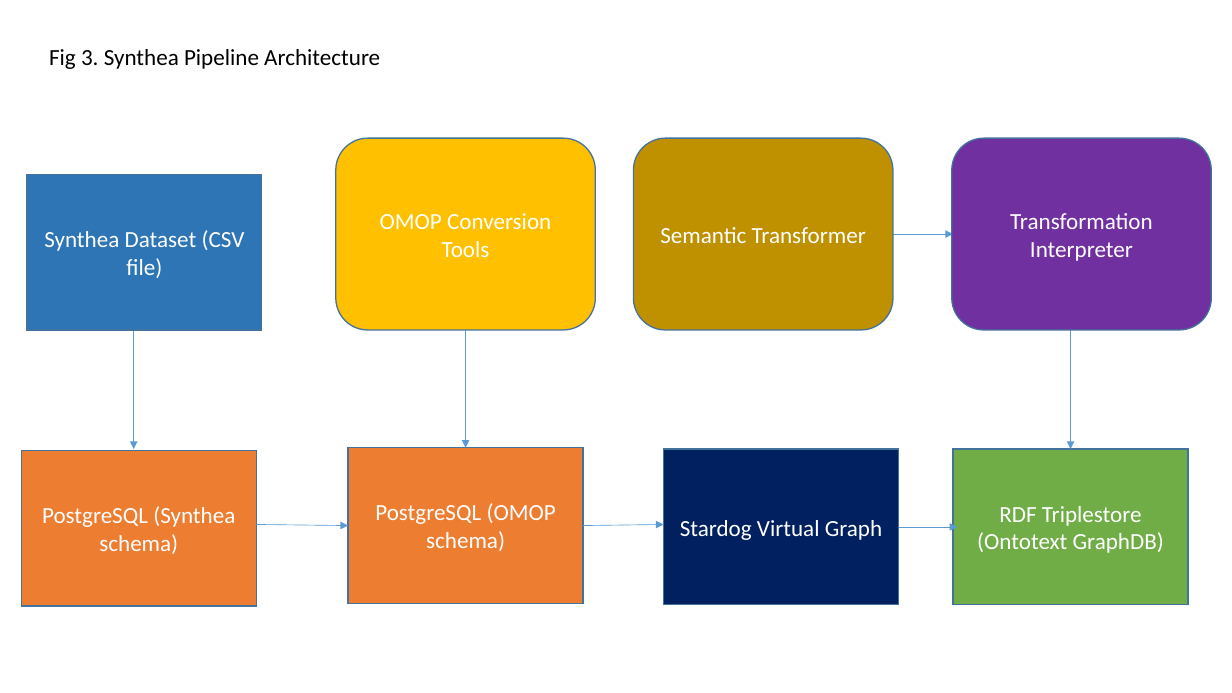
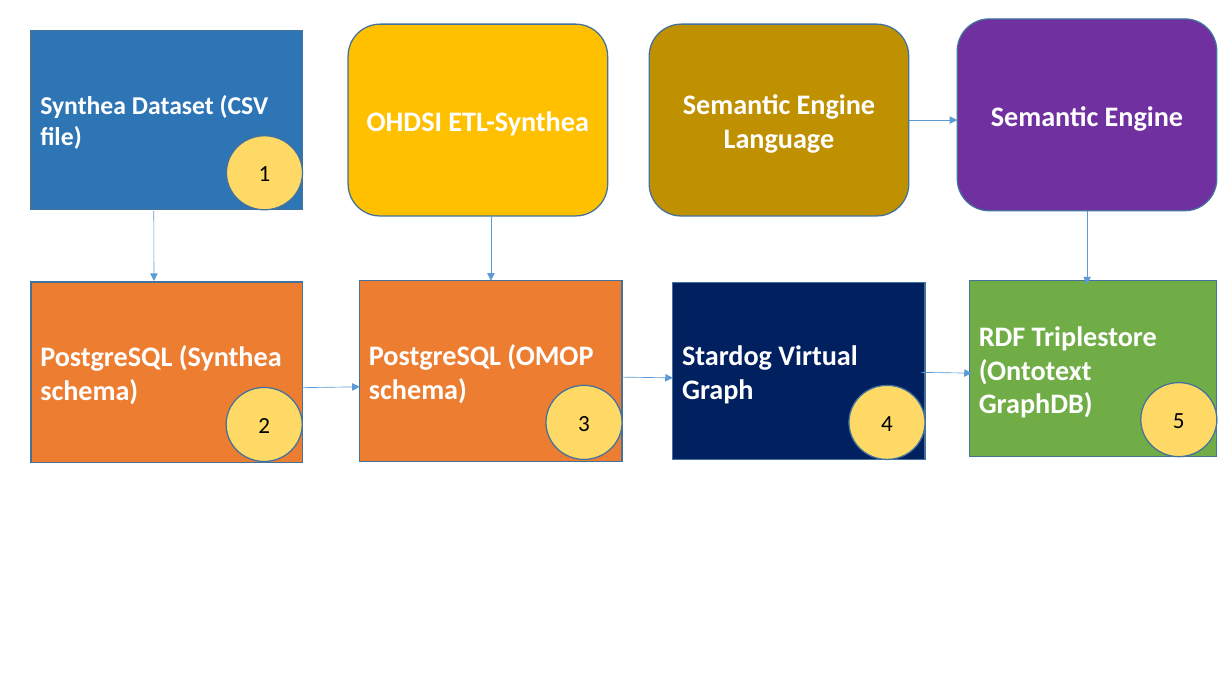
Before and after one commit to PennTURBO/semantic-engine, a slide deck: slide 3 of Acorn_diagrams.pptx. Drawn at 1232x693 pixels with LibreOffice and Linux fonts; fonts in the diff are those of the drawing. Boxes give left, top, right and bottom in pixels: in the first picture for what was removed or moved away, otherwise in the second. Text is boxed around its words. In the diff, an @@ line names an element or a change of style, - is before the commit and + after.

```diff
--- a/Acorn_diagrams.pptx
+++ b/Acorn_diagrams.pptx
@@ rounded rectangle "OHDSI ETL-Synthea": place and size @@
-rounded rectangle "OHDSI ETL-Synthea" at [335, 139, 595, 331]
+rounded rectangle "OHDSI ETL-Synthea" at [348, 24, 608, 216]
@@ rounded rectangle "Semantic Engine Language": place and size @@
-rounded rectangle "Semantic Engine Language" at [634, 139, 894, 331]
+rounded rectangle "Semantic Engine Language" at [650, 24, 909, 216]
@@ rounded rectangle "Semantic Engine": place and size @@
-rounded rectangle "Semantic Engine" at [952, 139, 1212, 331]
+rounded rectangle "Semantic Engine" at [958, 19, 1217, 212]
@@ rectangle "Synthea Dataset (CSV file)": place and size @@
-rectangle "Synthea Dataset (CSV file)" at [27, 175, 262, 331]
+rectangle "Synthea Dataset (CSV file)" at [31, 30, 303, 210]
@@ rectangle "Synthea Dataset (CSV file)" at [31, 30, 303, 210]: size 18 to 20 pt, bold on; alignment centre to left @@
@@ text removed at [49, 49, 380, 69] @@
-Fig 3. Synthea Pipeline Architecture
@@ text in rounded rectangle at [367, 111, 589, 136]: text changed; size 18 to 22 pt; bold on @@
-OMOP Conversion Tools
+OHDSI ETL-Synthea
@@ text in rounded rectangle at [683, 94, 875, 153]: text changed; size 18 to 22 pt; bold on @@
-Semantic Transformer
+Semantic Engine Language
@@ text in rounded rectangle at [991, 106, 1183, 131]: text changed; size 18 to 22 pt; bold on @@
-Transformation Interpreter
+Semantic Engine
@@ ellipse added at [226, 136, 302, 210], fill #FFD966, outline #43739E 1 pt, 18 pt, text #000000 @@
+1
@@ arrow moved from (892, 234) - (954, 234) to (909, 120) - (958, 120) @@
@@ arrow moved from (134, 332) - (134, 449) to (153, 211) - (154, 281) @@
@@ arrow moved from (466, 330) - (466, 448) to (491, 216) - (491, 281) @@
@@ arrow added from (1088, 211) to (1088, 285), #5B9BD5 0.5 pt @@
@@ size 18 to 22 pt, bold on; alignment centre to left in 3 elements at [673, 283, 925, 460], [360, 281, 622, 462], [31, 282, 303, 463] @@
@@ rectangle "PostgreSQL (Synthea schema)": place and size @@
-rectangle "PostgreSQL (Synthea schema)" at [21, 450, 256, 606]
+rectangle "PostgreSQL (Synthea schema)" at [31, 282, 303, 463]
@@ rectangle "PostgreSQL (OMOP schema)": place and size @@
-rectangle "PostgreSQL (OMOP schema)" at [348, 448, 583, 604]
+rectangle "PostgreSQL (OMOP schema)" at [360, 281, 622, 462]
@@ rectangle "Stardog Virtual Graph": place and size @@
-rectangle "Stardog Virtual Graph" at [664, 449, 898, 605]
+rectangle "Stardog Virtual Graph" at [673, 283, 925, 460]
@@ rectangle "RDF Triplestore (Ontotext": place and size @@
-rectangle "RDF Triplestore (Ontotext" at [954, 449, 1189, 605]
+rectangle "RDF Triplestore (Ontotext" at [970, 281, 1217, 457]
@@ text in rectangle at [979, 326, 1157, 418]: text changed; size 18 to 22 pt; bold on @@
-RDF Triplestore (Ontotext GraphDB)
+RDF Triplestore (Ontotext
+GraphDB)
@@ arrow removed from (1071, 312) to (1071, 449) @@
@@ ellipse added at [226, 387, 302, 461], fill #FFD966, outline #43739E 1 pt, 18 pt, text #000000 @@
+2
@@ arrow moved from (256, 525) - (348, 526) to (302, 388) - (360, 387) @@
@@ ellipse added at [546, 385, 622, 459], fill #FFD966, outline #43739E 1 pt, 18 pt, text #000000 @@
+3
@@ arrow added from (622, 377) to (673, 378), #5B9BD5 0.5 pt @@
@@ ellipse added at [849, 385, 925, 459], fill #FFD966, outline #43739E 1 pt, 18 pt, text #000000 @@
+4
@@ arrow moved from (898, 527) - (958, 527) to (921, 372) - (972, 373) @@
@@ ellipse added at [1141, 383, 1217, 457], fill #FFD966, outline #43739E 1 pt, 18 pt, text #000000 @@
+5
@@ arrow removed from (583, 526) to (664, 525) @@
```
Also in this commit, not shown: 5 other slides changed, 1 slide added, 1 other file.
